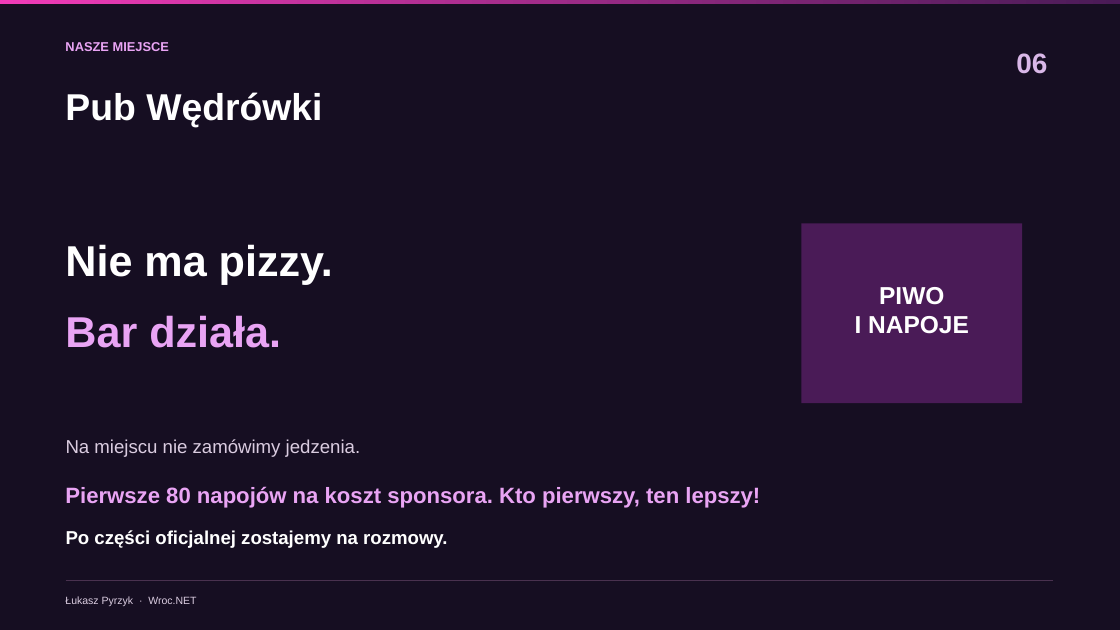
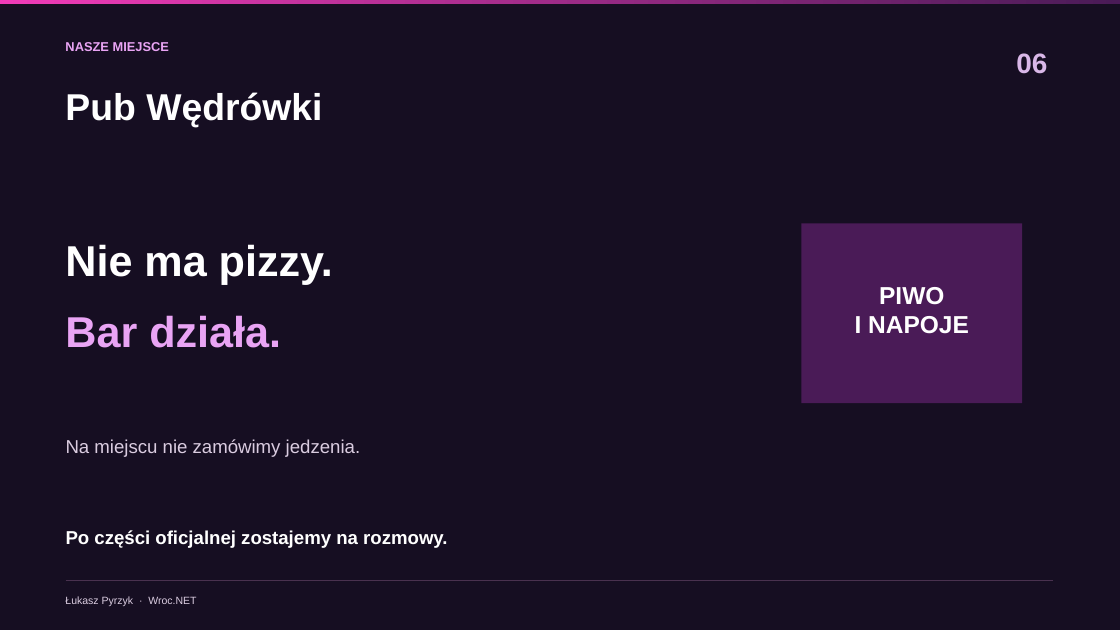
Before and after one commit to lukasz-pyrzyk/wrocnet.org, a slide deck: slide 6 of slides/172/2026-11-17-172-spotkanie.pptx. Drawn at 1120x630 pixels with LibreOffice and Linux fonts; fonts in the diff are those of the drawing. Boxes give left, top, right and bottom in pixels: in the first picture for what was removed or moved away, otherwise in the second. Text is boxed around its words. In the diff, an @@ line names an element or a change of style, - is before the commit and + after.

```diff
--- a/slides/172/2026-11-17-172-spotkanie.pptx
+++ b/slides/172/2026-11-17-172-spotkanie.pptx
@@ text removed at bbox=[65, 486, 760, 508] @@
-Pierwsze 80 napojów na koszt sponsora. Kto pierwszy, ten lepszy!
```
Also in this commit, not shown: 3 other files.
